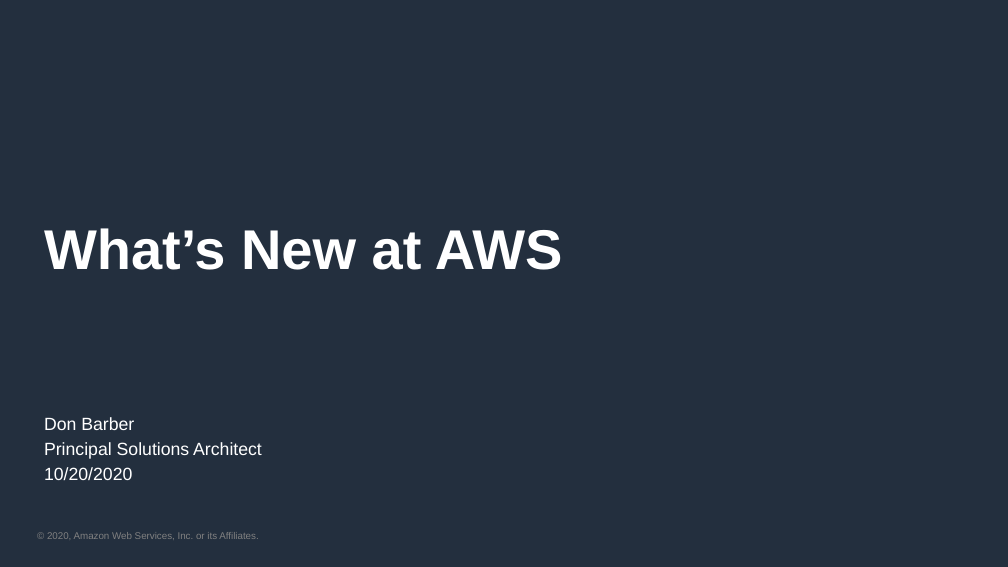
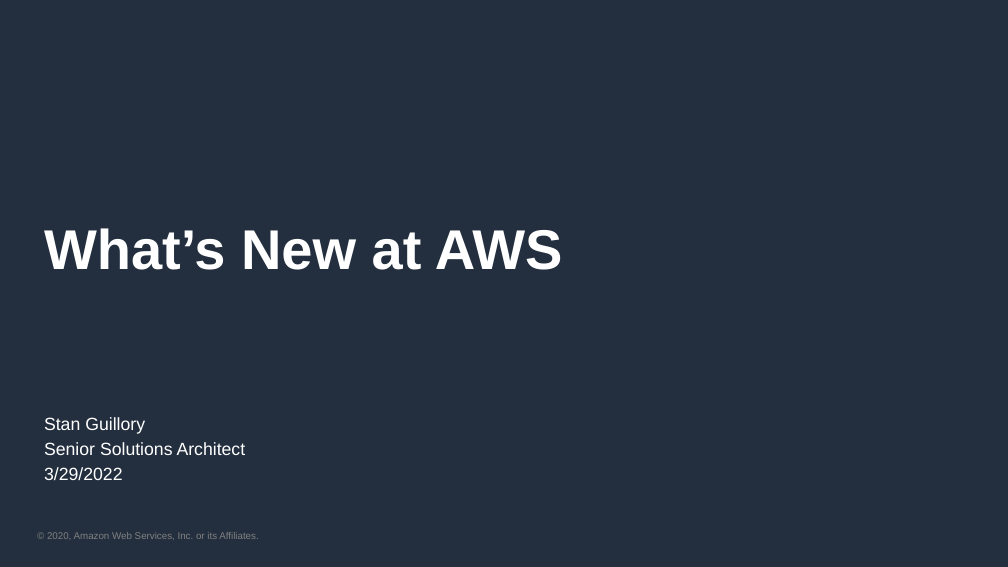
Before and after one commit to sguillory6/aws-whats-new, a slide deck: slide 1 of whats_new.pptx. Drawn at 1008x567 pixels with LibreOffice and Linux fonts; fonts in the diff are those of the drawing; background and template pictures are left out. Boxes give left, top, right and bottom in pixels: in the first picture for what was removed or moved away, otherwise in the second. Text is boxed around its words. In the diff, an @@ line names an element or a change of style, - is before the commit and + after.

Commit message:
StanG: Convert script to use blog API

```diff
--- a/whats_new.pptx
+++ b/whats_new.pptx
@@ text at <box>44,417,246,480</box>: text changed @@
-Don Barber
-Principal Solutions Architect
-10/20/2020
+Stan Guillory
+Senior Solutions Architect
+3/29/2022
```
Also in this commit, not shown: 1 other slide changed, 4 other files.
